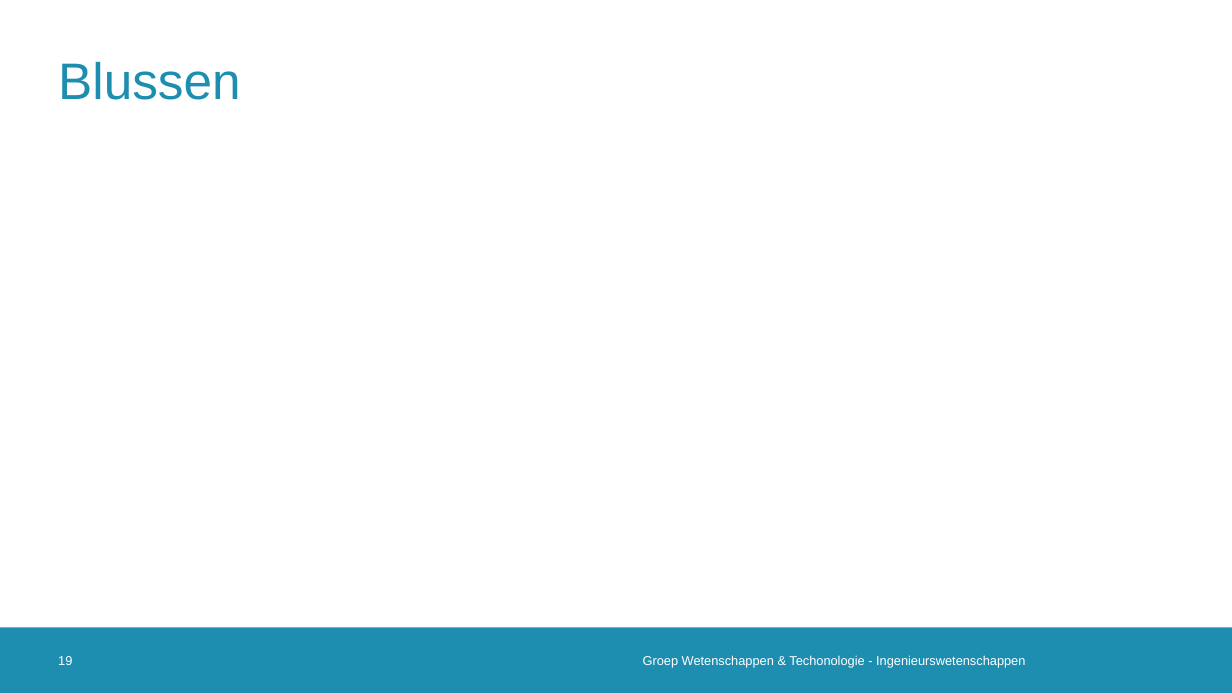
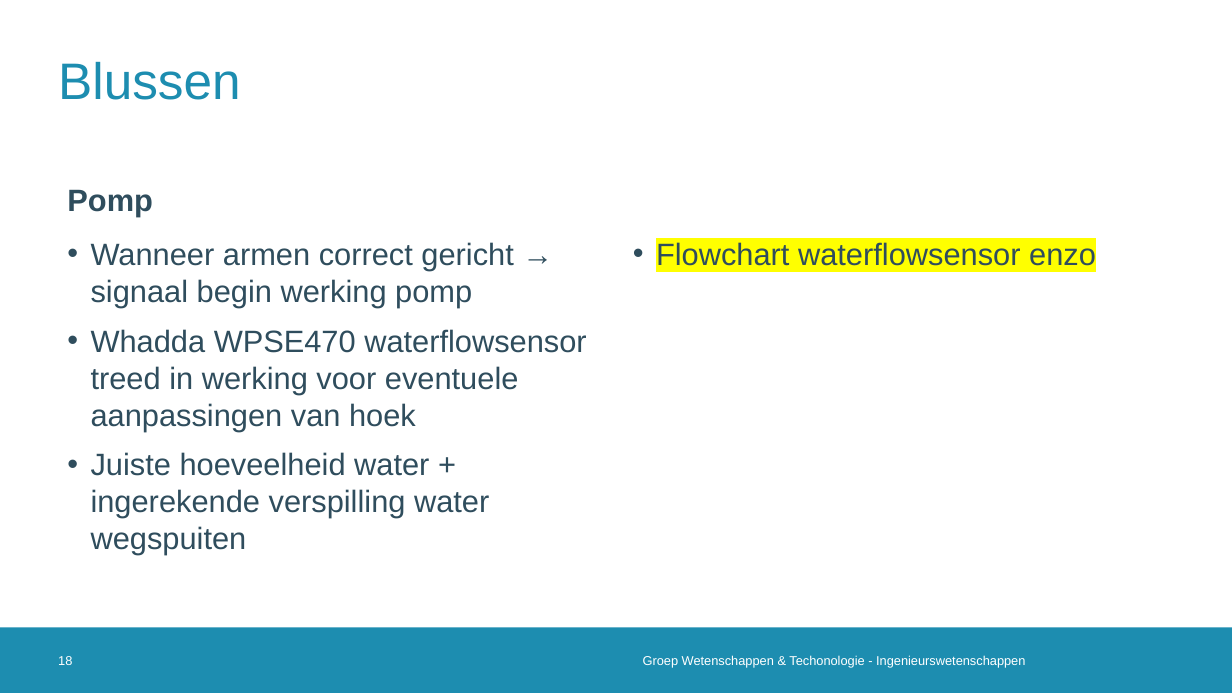
Before and after one commit to 2023-2022-KULAK-IW/2022_2023_Probleemoplossen_en_Ontwerpen_2, a slide deck: slide 18 of Tussentijdse Presentatie .pptx (slide 19 before the commit). Drawn at 1232x693 pixels with LibreOffice and Linux fonts; fonts in the diff are those of the drawing; background and template pictures are left out. Boxes give left, top, right and bottom in pixels: in the first picture for what was removed or moved away, otherwise in the second. Text is boxed around its words. In the diff, an @@ line names an element or a change of style, - is before the commit and + after.

Commit message:
tussentijdse stuff en pomp in solid edge

```diff
--- a/Tussentijdse Presentatie .pptx
+++ b/Tussentijdse Presentatie .pptx
@@ text added at box(67, 189, 153, 216), 24 pt, text #2F4D5D, bold @@
+Pomp
@@ text added at box(91, 242, 586, 555), 24 pt, text #2F4D5D @@
+• Wanneer armen correct gericht → signaal begin werking pomp
+• Whadda WPSE470 waterflowsensor treed in werking voor eventuele aanpassingen van hoek
+• Juiste hoeveelheid water + ingerekende verspilling water wegspuiten
@@ text added at box(656, 242, 1096, 266), 24 pt, text #2F4D5D @@
+• Flowchart waterflowsensor enzo
@@ page number at box(58, 656, 72, 665): text changed @@
-19
+18
```
Also in this commit, not shown: 11 other slides changed, 2 other files.
